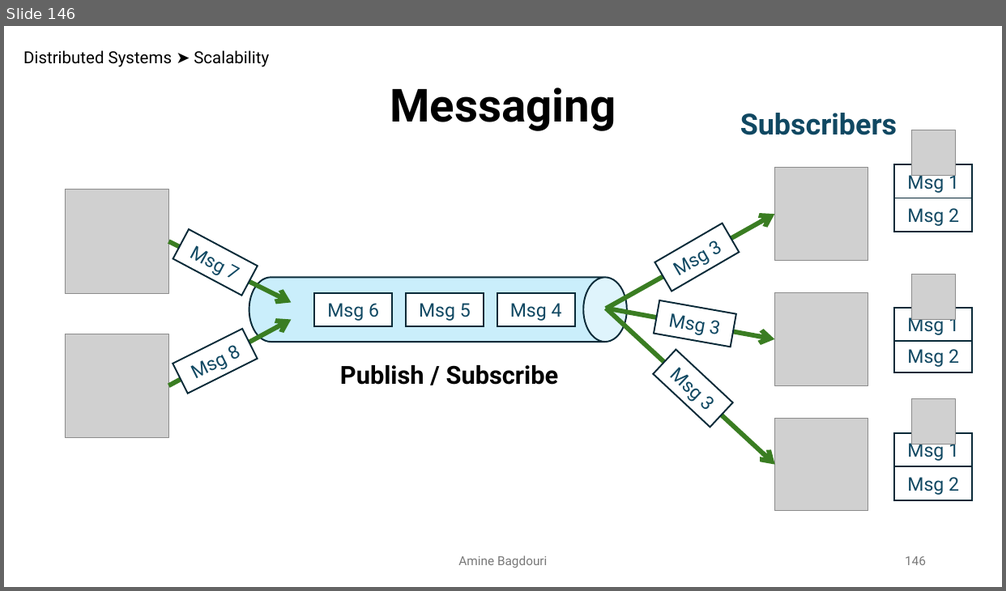
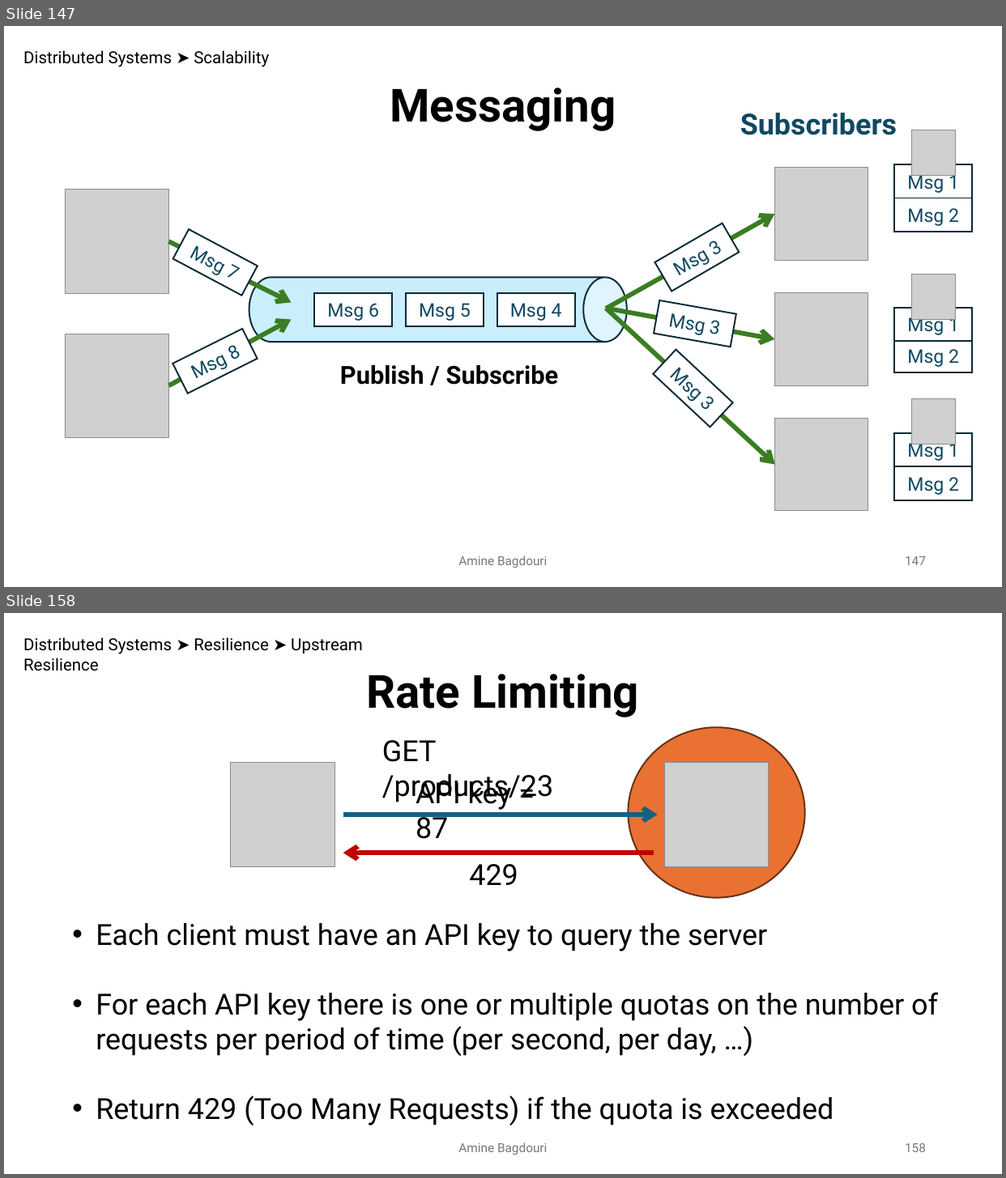
Before and after one commit to aminebag/distributed_systems, a slide deck: distributed_architectures.pptx. Shown one above the other, each under a label of ours: slide 146 before the commit, slides 147 and 158 after it; the slides between them are not shown. The pictures are 1006x591 and 1006x1178 pixels, drawn with LibreOffice and Linux fonts; fonts in the diff are those of the drawing; grey boxes stand for pictures. Boxes give left, top, right and bottom in pixels: in the first picture for what was removed or moved away, otherwise in the second. Text is boxed around its words. In the diff, an @@ line names an element or a change of style, - is before the commit and + after.

```diff
--- a/distributed_architectures.pptx
+++ b/distributed_architectures.pptx
@@ slide 158 added at [4, 613, 1002, 1174], background #FFFFFF @@
@@ text added at [23, 637, 363, 671], 16 pt, text #000000 @@
+Distributed Systems ➤ Resilience ➤ Upstream Resilience
@@ text added at [366, 674, 639, 717], 44 pt, text #000000, bold @@
+Rate Limiting
@@ ellipse added at [629, 727, 805, 898], fill #E97132, outline #663216 1.5 pt @@
@@ text added at [382, 740, 553, 803], 28 pt, text #000000 @@
+GET /products/23
@@ picture added at [231, 763, 335, 867] @@
@@ text added at [415, 777, 512, 839], 28 pt, text #000000 @@
+API key = 87
@@ picture added at [664, 763, 769, 867] @@
@@ arrow added from (343, 815) to (658, 815), #156082 4.5 pt @@
@@ arrow added from (654, 854) to (343, 854), #C00000 4.5 pt @@
@@ text added at [469, 864, 518, 885], 28 pt, text #000000 @@
+429
@@ text added at [96, 923, 938, 1126], 28 pt, text #000000 @@
+• Each client must have an API key to query the server
+• For each API key there is one or multiple quotas on the number of requests per period of time (per second, per day, …)
+• Return 429 (Too Many Requests) if the quota is exceeded
@@ text added at [458, 1143, 547, 1155], 12 pt, text #797979 @@
+Amine Bagdouri
@@ page number added at [905, 1144, 926, 1152], 12 pt, text #797979 @@
+158
@@ what was slide 146 is now slide 147 @@
@@ page number at [905, 557, 926, 565]: text changed @@
-146
+147
```
Also in this commit, not shown: 1 slide changed, 11 other slides added, 1 other file.
